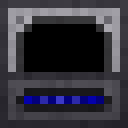
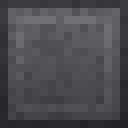
Layer changes from the first w=128, h=128 image to the second:
hid group "Details" (18 layers) over [16, 16, 112, 112]
painted on "Layer 2" over [24, 24, 104, 104]
hid group "Side01" (3 layers) over [8, 8, 120, 112]
added group "DarkBlue" with 6 layers in group "Base" over [8, 8, 120, 112]
moved "Color" into group "DarkBlue" over [8, 8, 120, 112]
moved "Gradient" (3rd of 3, in "Base" › "DarkBlue") into group "DarkBlue" over [8, 8, 120, 112]
moved "Noise" (3rd of 3, in "Base" › "DarkBlue") into group "DarkBlue" over [8, 8, 120, 112]
moved "Highlight" (3rd of 3, in "Base" › "DarkBlue") into group "DarkBlue" over [16, 16, 112, 112]
moved "Border" (5th of 5, in "Base" › "DarkBlue") into group "DarkBlue" over [8, 8, 120, 112]
moved "Background" (3rd of 4, in "Base" › "DarkBlue") into group "DarkBlue" over [8, 8, 120, 112]
